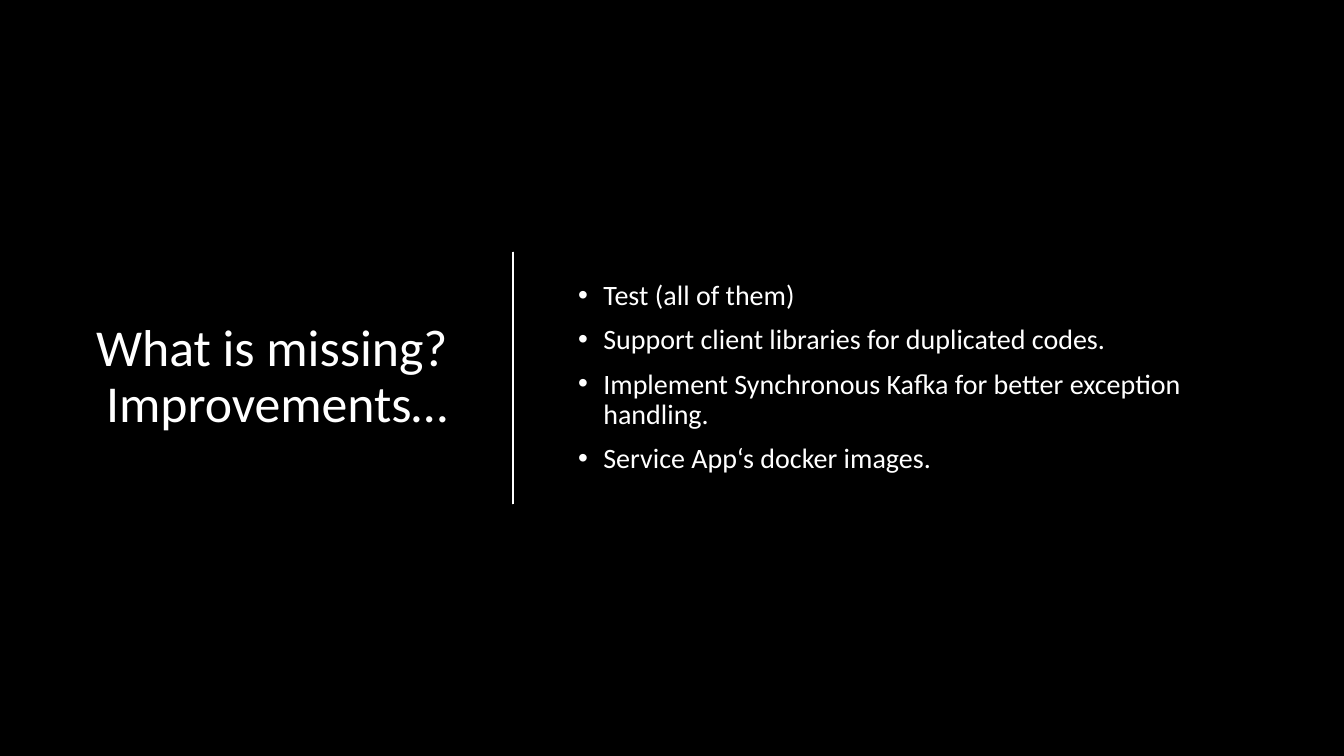
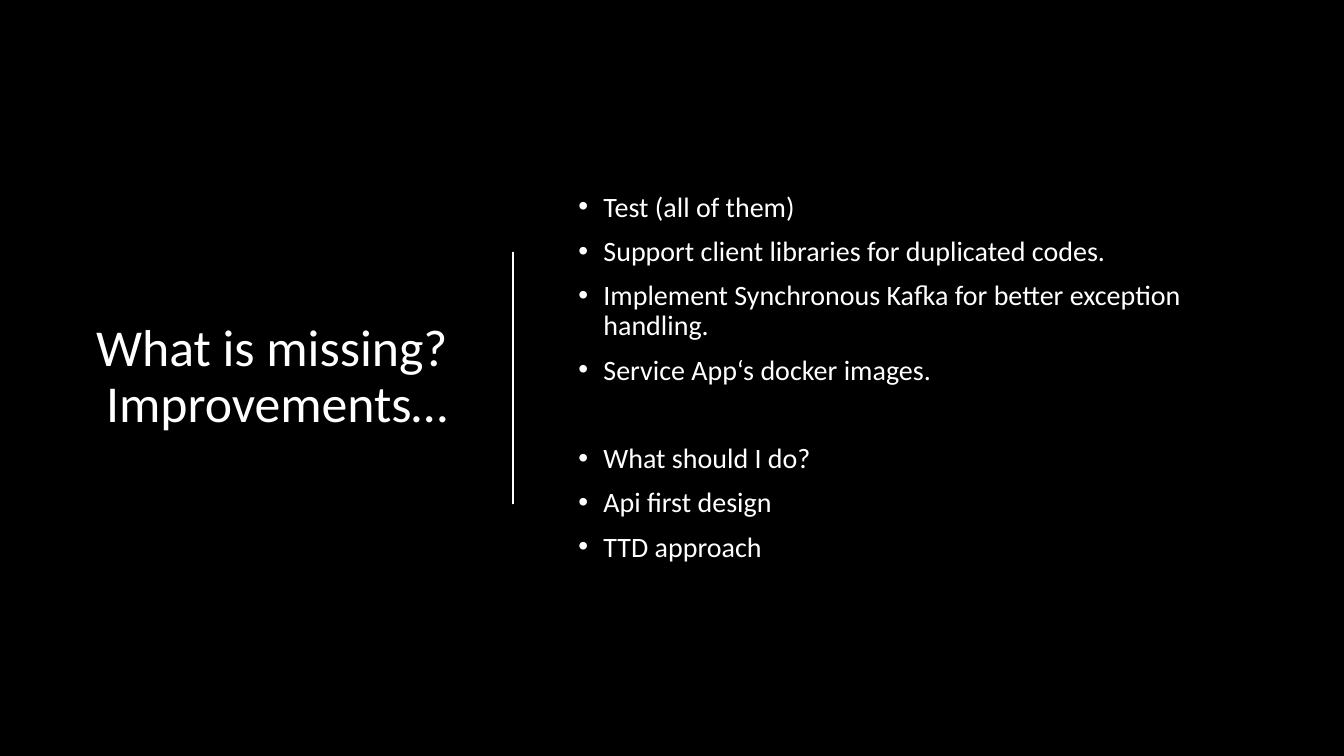
Before and after one commit to cekinmezyucel/hype-orchestrator, a slide deck: slide 9 of src/main/resources/static/presentation.pptx. Drawn at 1344x756 pixels with LibreOffice and Linux fonts; fonts in the diff are those of the drawing; background and template pictures are left out. Boxes give left, top, right and bottom in pixels: in the first picture for what was removed or moved away, otherwise in the second. Text is boxed around its words. In the diff, an @@ line names an element or a change of style, - is before the commit and + after.

Commit message:
add presentation

```diff
--- a/src/main/resources/static/presentation.pptx
+++ b/src/main/resources/static/presentation.pptx
@@ text at [603,448,810,562]: paragraphs added @@
+• What should I do?
+• Api first design
+• TTD approach
```
Also in this commit, not shown: 1 other slide changed, 1 other file.
